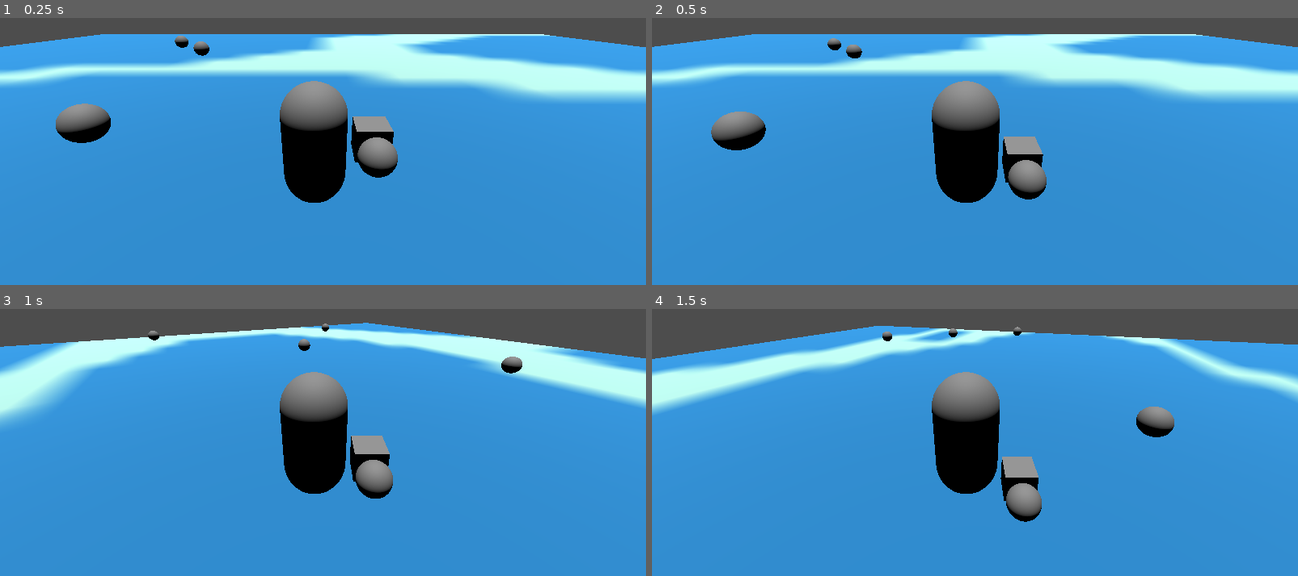
Above: before the commit, frames 1-4 (two rows, left to right).
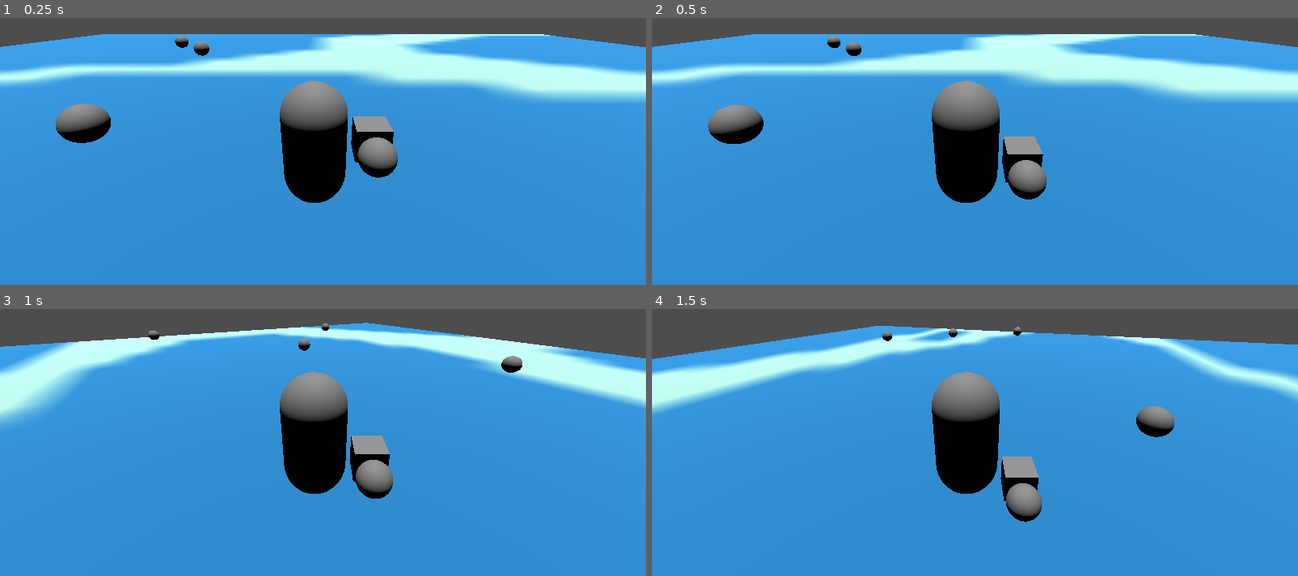
Above: after the commit, the same moments.

Repository: arry424/Chaunch
Game: Godot game, scene res://scenes/main.tscn
Two runs of this game, one before a commit and one after it. Both use one fixed random seed, a clock stepped at 60 frames per second and the inputs below.
Inputs (mouse positions are in pixels of both pictures, inside the frame that each line leads up to):
- Up to frame 1 (0.25 s): no input
- Up to frame 2 (0.5 s): no input
- Up to frame 3 (1 s): move the mouse to (465, 375) at 0.52 s; hold D (move_right) from 0.53 s (still down); hold E (pick_up) from 0.53 s (still down); tap Space (jump) at 0.77 s; tap R (throw) at 0.8 s
- Up to frame 4 (1.5 s): move the mouse to (845, 413) at 1.27 s; release D (move_right) at 1.28 s; release E (pick_up) at 1.28 s; hold S (move_back) from 1.28 s (still down); tap R (throw) at 1.35 s

Frame 1 is identical in both runs. In frame 2, 1.1% of the frame differs, in the area x 8-33%, y 6-50%; in frame 3, less than 0.1%; in frame 4, less than 0.1%.

Commit message:
damage

Diff:
--- a/code/chain.gd
+++ b/code/chain.gd
@@ -17,6 +17,7 @@
 	if Input.is_action_pressed("pick_up") and canPickUp and is_colliding:
 		last_collided_object.reparent(self)
 		last_collided_object.freeze = true
+		last_collided_object.position = Vector3(0, 0, 0)
 		canPickUp = false
 		last_held_object = last_collided_object
 		is_colliding = false
@@ -24,6 +25,8 @@
 	if Input.is_action_pressed("throw") && !canPickUp:
 		last_held_object.reparent(get_tree().root)
 		last_held_object.freeze = false
+		last_held_object.get_child(0).set_collision_mask_value(1, true)
+		last_held_object.get_child(0).set_collision_mask_value(2, true)
 		var distance = 10
 		var local_direction = Vector3(0, 0, -1)  # Local direction, forward
 		var world_direction = global_transform.basis * local_direction
--- a/code/main.gd
+++ b/code/main.gd
@@ -6,7 +6,7 @@
 
 var rng = RandomNumberGenerator.new()
 
-var chain_ball_obj_scn = preload("res://scenes/chain_ball_object.tscn")
+var throwable_scn = preload("res://scenes/throwable.tscn")
 # todo: create the other objects(tree, rock, bush) and preload them
 
 # Called when the node enters the scene tree for the first time.
@@ -15,11 +15,12 @@
 		var x = rng.randf_range(-30, 30)
 		var z_range = pow(900.0 - x**2, 0.5)
 		var z = rng.randf_range(-z_range, z_range)
-		var chain_ball = chain_ball_obj_scn.instantiate()
-		get_tree().root.add_child.call_deferred(chain_ball)
-		chain_ball.contact_monitor = true
-		chain_ball.max_contacts_reported = 1
-		chain_ball.position = Vector3(x, 1, z)
+		var throwable = throwable_scn.instantiate()
+		get_tree().root.add_child.call_deferred(throwable)
+
+		throwable.contact_monitor = true
+		throwable.max_contacts_reported = 1
+		throwable.position = Vector3(x, 1, z)
 
 # Called every frame. 'delta' is the elapsed time since the previous frame.
 func _process(delta):
--- a/code/player.gd
+++ b/code/player.gd
@@ -1,5 +1,8 @@
 extends CharacterBody3D
 
+@export var max_hp = 50
+var hp = max_hp
+var is_player_one = true
 
 const SPEED = 5.0
 const JUMP_VELOCITY = 4.5
@@ -13,6 +16,12 @@
 
 var is_sprinting = false
 
+func _ready():
+	if !is_player_one:
+		set_collision_layer_value(1, false)
+		set_collision_layer_value(2, true)
+
+
 func _physics_process(delta):
 	# Add the gravity.
 	if not is_on_floor():
@@ -21,8 +30,6 @@
 	# Handle jump.
 	if Input.is_action_just_pressed("jump") and is_on_floor():
 		velocity.y = JUMP_VELOCITY
-
-
 
 
 	# Get the input direction and handle the movement/deceleration.
--- /dev/null
+++ b/code/throwable.gd
@@ -0,0 +1,19 @@
+extends RigidBody3D
+
+@onready var hitbox = $Hitbox
+@export var min_dmg_velocity = 3.0
+# Called when the node enters the scene tree for the first time.
+func _ready():
+	pass # Replace with function body.
+
+
+# Called every frame. 'delta' is the elapsed time since the previous frame.
+func _process(delta):
+	if linear_velocity.length() < min_dmg_velocity:
+		hitbox.set_collision_mask_value(1, false)
+		hitbox.set_collision_mask_value(2, false)
+
+func _on_hitbox_body_entered(body):
+	print("Hit")
+	body.hp -= mass
+	print(body.hp)
--- a/project.godot
+++ b/project.godot
@@ -87,10 +87,10 @@
 
 3d_physics/layer_1="Player1"
 3d_physics/layer_2="Player2"
-3d_physics/layer_3="Chain1"
-3d_physics/layer_4="Chain2"
-3d_physics/layer_5="Player1Hurtbox"
-3d_physics/layer_6="Player2Hurtbox"
+3d_physics/layer_3="unused"
+3d_physics/layer_4="unused"
+3d_physics/layer_5="unused"
+3d_physics/layer_6="unused"
 3d_physics/layer_7="Throwables"
 3d_physics/layer_8="Environment"
 
--- a/scenes/chain_ball_object.tscn
+++ /dev/null
@@ -1,15 +0,0 @@
-[gd_scene load_steps=3 format=3 uid="uid://bof1mfo7gmp4b"]
-
-[sub_resource type="SphereShape3D" id="SphereShape3D_bmkr3"]
-
-[sub_resource type="SphereMesh" id="SphereMesh_matyi"]
-
-[node name="ChainBallObject" type="RigidBody3D"]
-collision_layer = 64
-collision_mask = 128
-
-[node name="CollisionShape3D" type="CollisionShape3D" parent="."]
-shape = SubResource("SphereShape3D_bmkr3")
-
-[node name="MeshInstance3D" type="MeshInstance3D" parent="."]
-mesh = SubResource("SphereMesh_matyi")
--- a/scenes/player.tscn
+++ b/scenes/player.tscn
@@ -8,7 +8,7 @@
 [sub_resource type="CapsuleMesh" id="CapsuleMesh_kaoky"]
 
 [node name="Player" type="CharacterBody3D"]
-collision_mask = 128
+collision_mask = 195
 script = ExtResource("1_crpbl")
 
 [node name="Camera3D" type="Camera3D" parent="."]
@@ -17,19 +17,19 @@
 [node name="CollisionShape3D" type="CollisionShape3D" parent="."]
 shape = SubResource("CapsuleShape3D_w3mry")
 
-[node name="ChainObject" parent="." instance=ExtResource("2_s6sna")]
+[node name="Chain" parent="." instance=ExtResource("2_s6sna")]
 transform = Transform3D(1, 0, 0, 0, 1, 0, 0, 0, 1, 1, 0, 0)
 
-[node name="CollisionShape3D" parent="ChainObject" index="0"]
+[node name="CollisionShape3D" parent="Chain" index="0"]
 transform = Transform3D(0.5, 0, 0, 0, 0.5, 0, 0, 0, 0.5, 0, 0, 0)
 
-[node name="MeshInstance3D" parent="ChainObject" index="1"]
+[node name="MeshInstance3D" parent="Chain" index="1"]
 transform = Transform3D(0.73, 0, 0, 0, 0.73, 0, 0, 0, 0.73, 0, 0, 0)
 
-[node name="RayCast3D" parent="ChainObject" index="3"]
+[node name="RayCast3D" parent="Chain" index="3"]
 transform = Transform3D(-1, 8.74228e-08, 3.82137e-15, 0, -4.37114e-08, 1, 8.74228e-08, 1, 4.37114e-08, -0.00178552, 0, 0.258471)
 
 [node name="MeshInstance3D" type="MeshInstance3D" parent="."]
 mesh = SubResource("CapsuleMesh_kaoky")
 
-[editable path="ChainObject"]
+[editable path="Chain"]
--- /dev/null
+++ b/scenes/throwable.tscn
@@ -0,0 +1,35 @@
+[gd_scene load_steps=6 format=3 uid="uid://bof1mfo7gmp4b"]
+
+[ext_resource type="Script" path="res://code/throwable.gd" id="1_y4y6w"]
+
+[sub_resource type="PhysicsMaterial" id="PhysicsMaterial_ea77p"]
+bounce = 0.6
+
+[sub_resource type="SphereShape3D" id="SphereShape3D_hrcrf"]
+
+[sub_resource type="SphereShape3D" id="SphereShape3D_bmkr3"]
+
+[sub_resource type="SphereMesh" id="SphereMesh_matyi"]
+
+[node name="Throwable" type="RigidBody3D"]
+collision_layer = 64
+collision_mask = 195
+physics_material_override = SubResource("PhysicsMaterial_ea77p")
+script = ExtResource("1_y4y6w")
+
+[node name="Hitbox" type="Area3D" parent="."]
+collision_layer = 64
+collision_mask = 0
+angular_damp_space_override = 1
+angular_damp = 59.0
+
+[node name="CollisionShape3D" type="CollisionShape3D" parent="Hitbox"]
+shape = SubResource("SphereShape3D_hrcrf")
+
+[node name="CollisionShape3D" type="CollisionShape3D" parent="."]
+shape = SubResource("SphereShape3D_bmkr3")
+
+[node name="MeshInstance3D" type="MeshInstance3D" parent="."]
+mesh = SubResource("SphereMesh_matyi")
+
+[connection signal="body_entered" from="Hitbox" to="." method="_on_hitbox_body_entered"]
